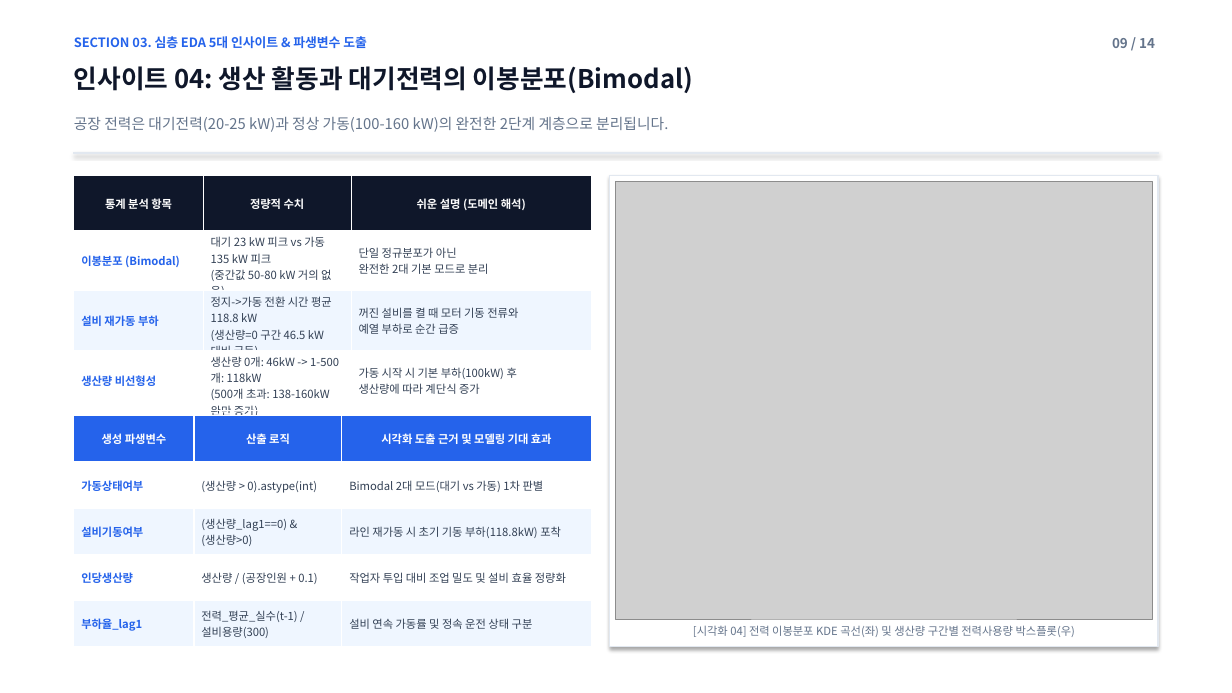
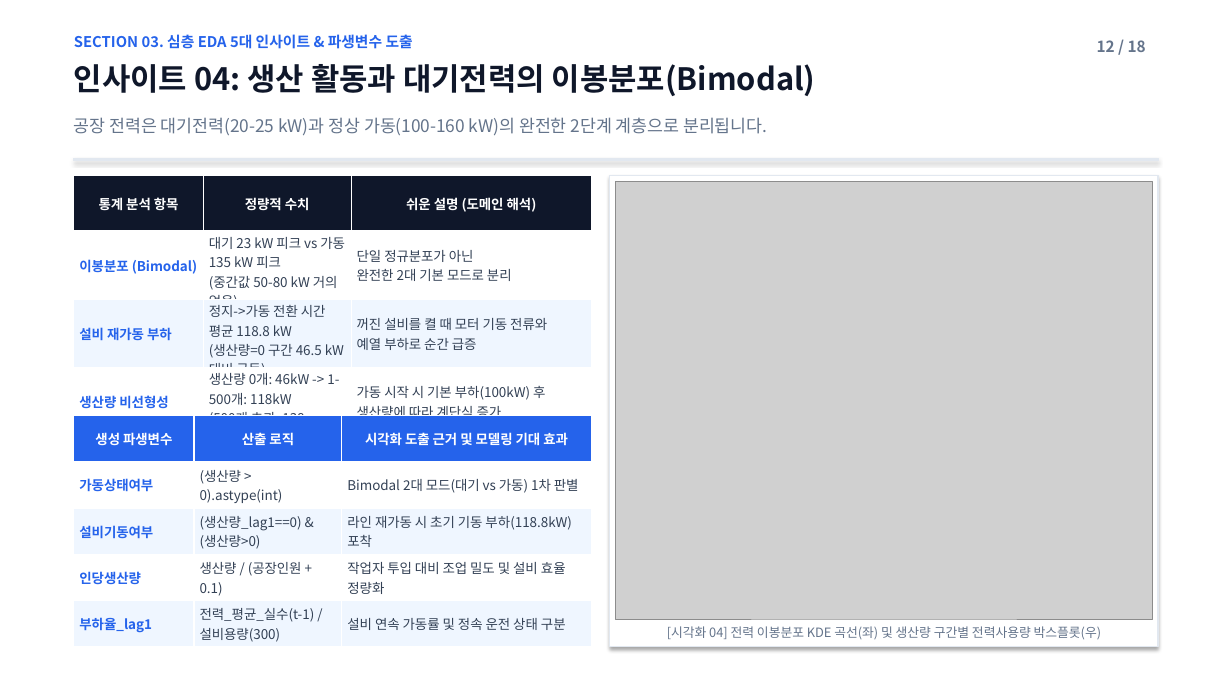
Before and after one commit to jgi0117/KAMP-Competition, a slide deck: slide 12 of reports/EDA_전처리_및_피처엔지니어링_보고.pptx (slide 9 before the commit). Drawn at 1232x693 pixels with LibreOffice and Linux fonts; fonts in the diff are those of the drawing; grey boxes stand for pictures. Boxes give left, top, right and bottom in pixels: in the first picture for what was removed or moved away, otherwise in the second. Text is boxed around its words. In the diff, an @@ line names an element or a change of style, - is before the commit and + after.

Commit message:
style(docs): scale up font sizes for high presentation readability and add section divider slides

```diff
--- a/reports/EDA_전처리_및_피처엔지니어링_보고.pptx
+++ b/reports/EDA_전처리_및_피처엔지니어링_보고.pptx
@@ text "SECTION 03. 심층 EDA 5대 ..." at [74, 34, 413, 49]: size 10 to 11.5 pt @@
@@ text at [1097, 40, 1146, 52]: text changed; size 10.5 to 12 pt @@
-09 / 14
+12 / 18
@@ text "인사이트 04: 생산 활동과 대기전력의 ..." at [74, 64, 816, 96]: size 20 to 24 pt @@
@@ text "공장 전력은 대기전력(20-25 kW)과 정상 ..." at [74, 117, 767, 135]: size 11.5 to 13.5 pt @@
@@ table at [74, 176, 592, 450] @@
@@ size 8.8 to 10.5 pt @@
@@ rectangle: place and size @@
-rectangle at [74, 152, 1158, 153]
+rectangle at [74, 159, 1158, 160]
@@ table at [74, 416, 592, 647] @@
@@ size 8.8 to 10.5 pt @@
@@ text "[시각화 04] 전력 이봉분포 KDE ..." at [667, 626, 1101, 639]: size 8.8 to 10 pt @@
```
Also in this commit, not shown: 13 other slides changed, 4 slides added, 2 other files.
